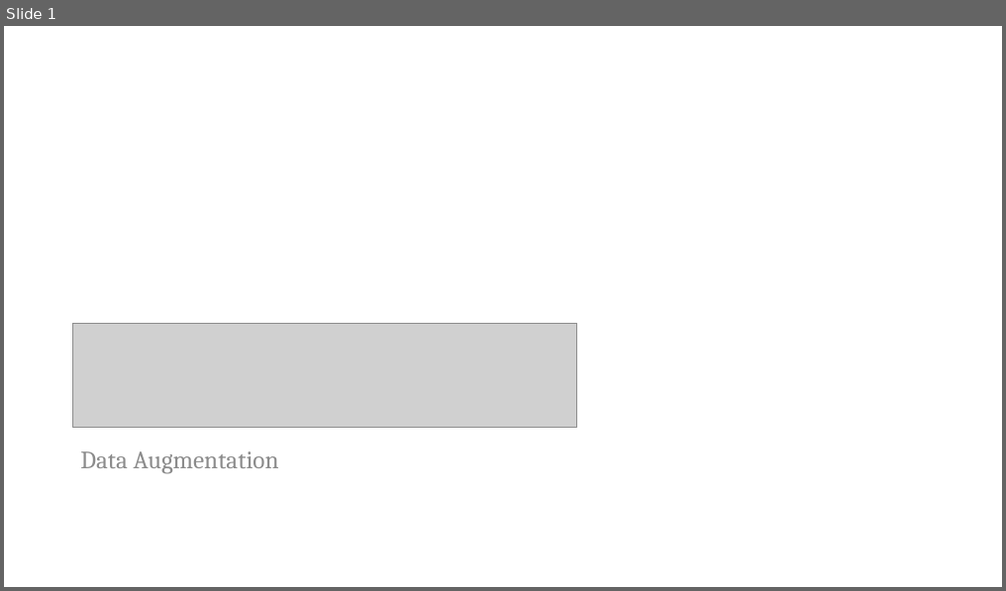
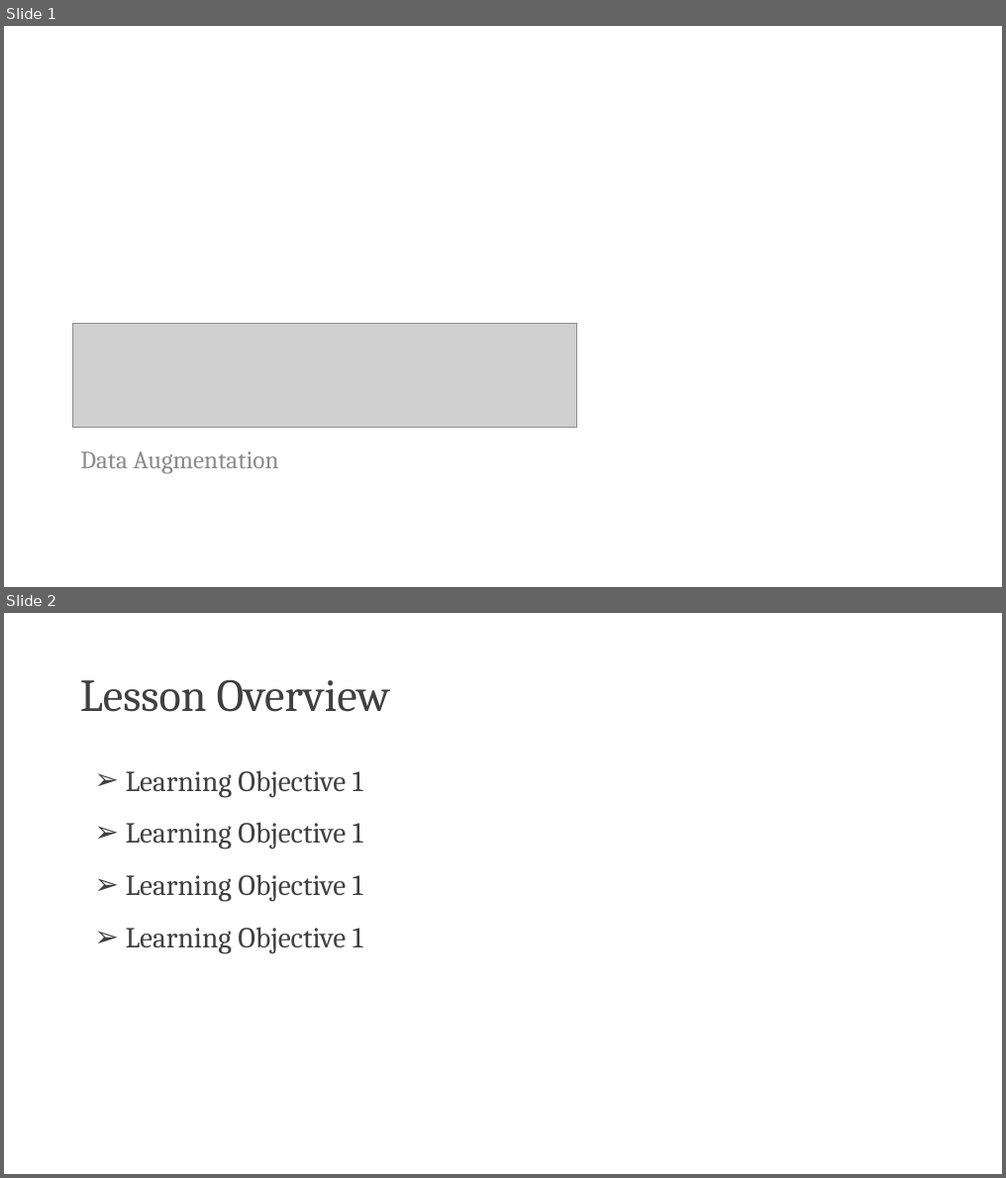
Before and after one commit to PracticumAI/cnn, a slide deck: presentations/03_data_augmentation.pptx. Shown one above the other, each under a label of ours: slide 1 before the commit, slides 1 and 2 after it. The pictures are 1006x591 and 1006x1178 pixels, drawn with LibreOffice and Linux fonts; fonts in the diff are those of the drawing; grey boxes stand for pictures. Boxes give left, top, right and bottom in pixels: in the first picture for what was removed or moved away, otherwise in the second. Text is boxed around its words. In the diff, an @@ line names an element or a change of style, - is before the commit and + after.

```diff
--- a/presentations/03_data_augmentation.pptx
+++ b/presentations/03_data_augmentation.pptx
@@ slide 2 added at (4, 613, 1002, 1174), background #FFFFFF @@
@@ title added at (80, 680, 390, 712), 44 pt, text #404040 @@
+Lesson Overview
@@ text added at (126, 770, 363, 797), 28 pt, text #404040 @@
+➢ Learning Objective 1
@@ text added at (126, 822, 363, 850), 28 pt, text #404040 @@
+➢ Learning Objective 1
@@ text added at (126, 874, 363, 902), 28 pt, text #404040 @@
+➢ Learning Objective 1
@@ text added at (126, 927, 363, 955), 28 pt, text #404040 @@
+➢ Learning Objective 1
```
Also in this commit, not shown: 1 slide removed, 4 other files.
